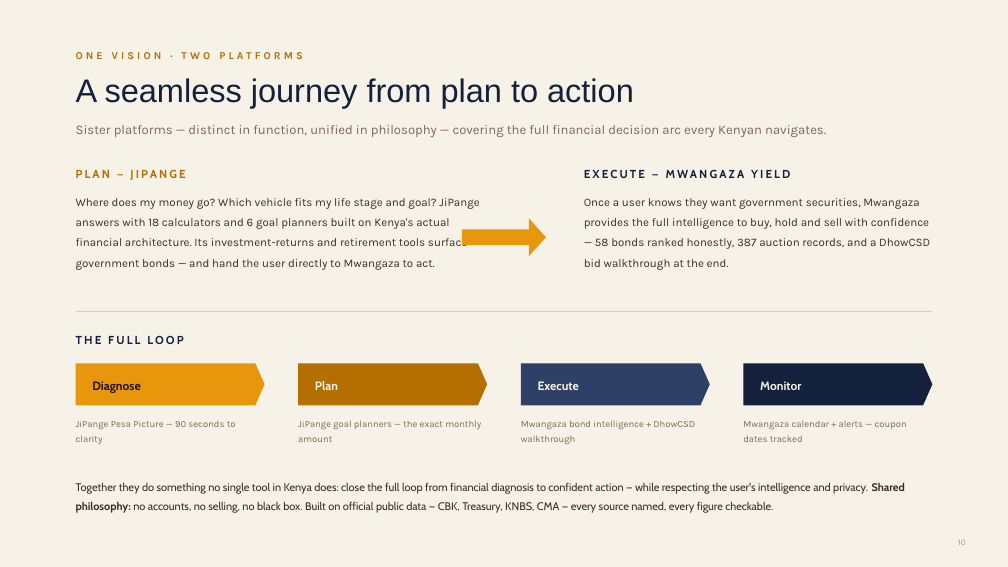
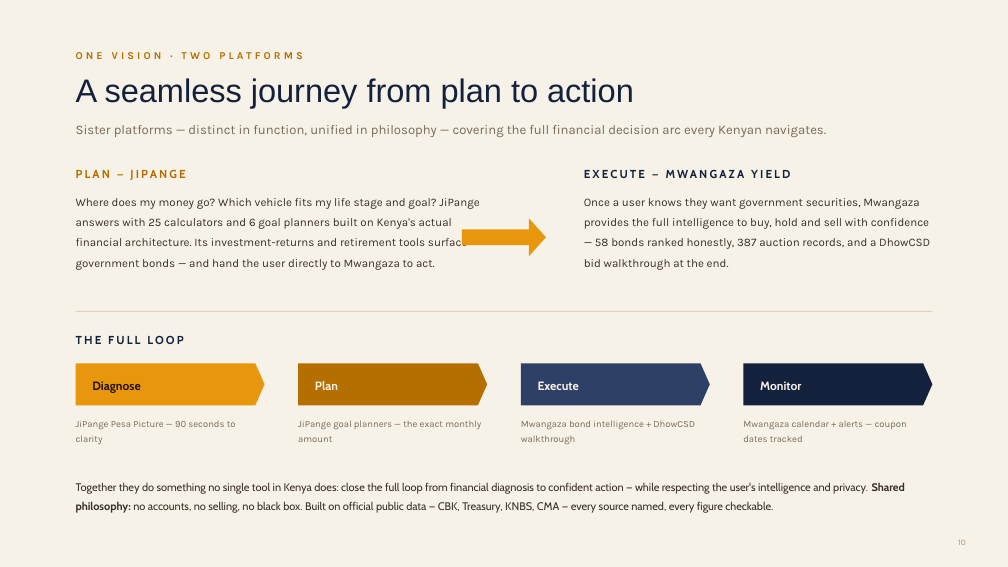
Before and after one commit to PapaDanico/Mwangaza-Yield, a slide deck: slide 10 of public/partners/jipange-mwangaza-partnership-deck.pptx. Drawn at 1008x567 pixels with LibreOffice and Linux fonts; fonts in the diff are those of the drawing. Boxes give left, top, right and bottom in pixels: in the first picture for what was removed or moved away, otherwise in the second. Text is boxed around its words. In the diff, an @@ line names an element or a change of style, - is before the commit and + after.

```diff
--- a/public/partners/jipange-mwangaza-partnership-deck.pptx
+++ b/public/partners/jipange-mwangaza-partnership-deck.pptx
@@ text at [76, 198, 479, 270]: text changed @@
-Where does my money go? Which vehicle fits my life stage and goal? JiPange answers with 18 calculators and 6 goal planners built on Kenya's actual financial architecture. Its investment-returns and retirement tools surface government bonds — and hand the user directly to Mwangaza to act.
+Where does my money go? Which vehicle fits my life stage and goal? JiPange answers with 25 calculators and 6 goal planners built on Kenya's actual financial architecture. Its investment-returns and retirement tools surface government bonds — and hand the user directly to Mwangaza to act.
```
Also in this commit, not shown: 1 other slide changed, 1 other file.
